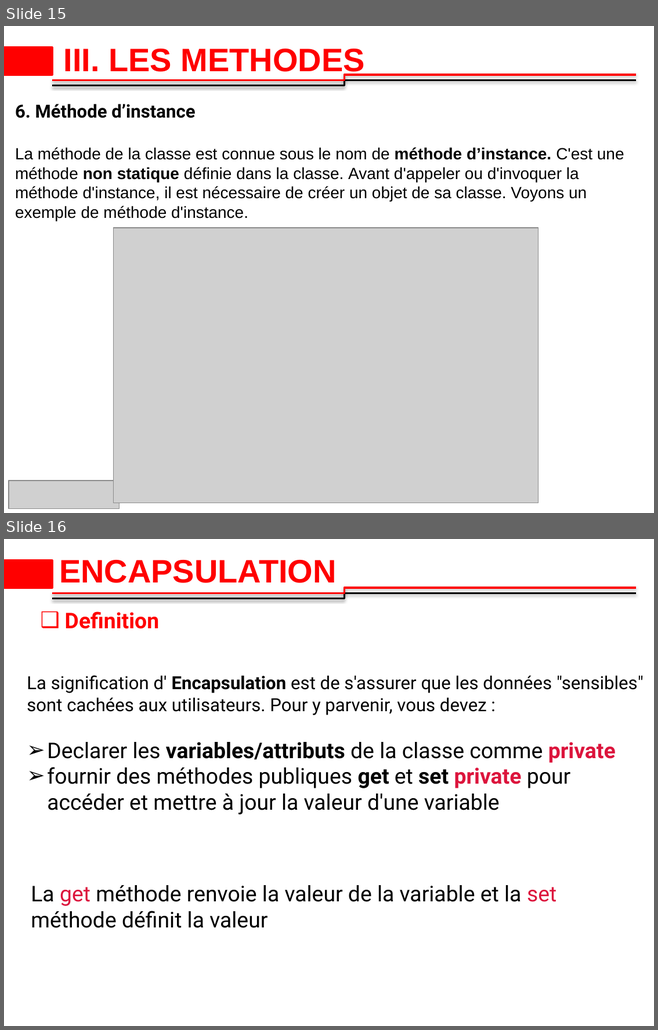
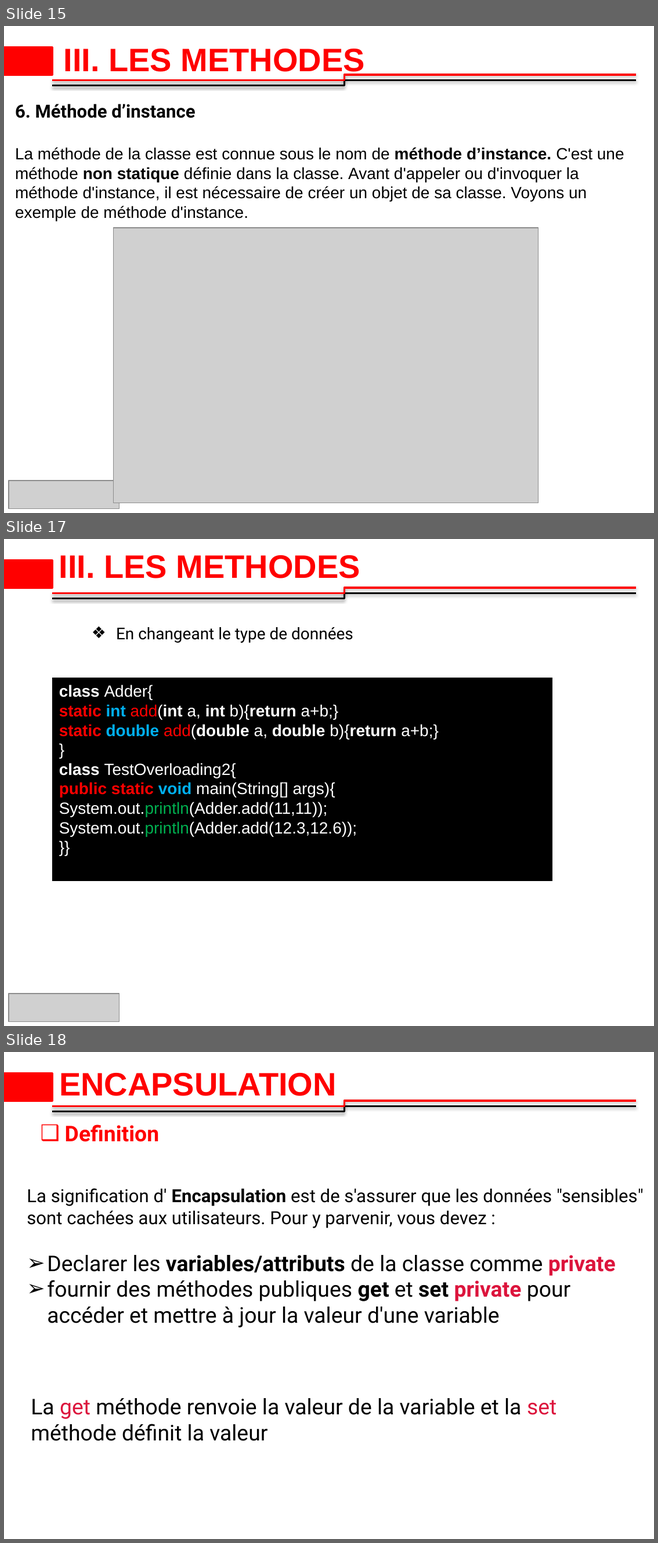
Before and after one commit to 2losky/Poo_Java, a slide deck: java-oop latest.pptx. Shown one above the other, each under a label of ours: slides 15 and 16 before the commit, slides 15, 17 and 18 after it; the slides between them are not shown. The pictures are 658x1030 and 658x1543 pixels, drawn with LibreOffice and Linux fonts; fonts in the diff are those of the drawing; grey boxes stand for pictures; background and template pictures are left out. Boxes give left, top, right and bottom in pixels: in the first picture for what was removed or moved away, otherwise in the second. Text is boxed around its words. In the diff, an @@ line names an element or a change of style, - is before the commit and + after.

```diff
--- a/java-oop latest.pptx
+++ b/java-oop latest.pptx
@@ slide 17 added at box(4, 539, 654, 1026), background #FFFFFF; not listed: 3 template elements that a slide beside it also shows @@
@@ title added at box(59, 555, 360, 578), 36 pt, text #FF0000, bold @@
+III. LES METHODES
@@ text added at box(116, 627, 353, 643), 18 pt, text #000000 @@
+  ❖ En changeant le type de données
@@ rectangle added at box(53, 678, 552, 881), fill #000000, outline #000000 0.75 pt, 18 pt, text #FFFFFF @@
+class Adder{
+static int add(int a, int b){return a+b;}
+static double add(double a, double b){return a+b;}
+}
+class TestOverloading2{
+public static void main(String[] args){
+System.out.println(Adder.add(11,11));
+System.out.println(Adder.add(12.3,12.6));
+}}
@@ picture added at box(9, 994, 119, 1022) @@
@@ what was slide 16 is now slide 18 @@
```
Also in this commit, not shown: 1 slide changed, 2 other slides added.
